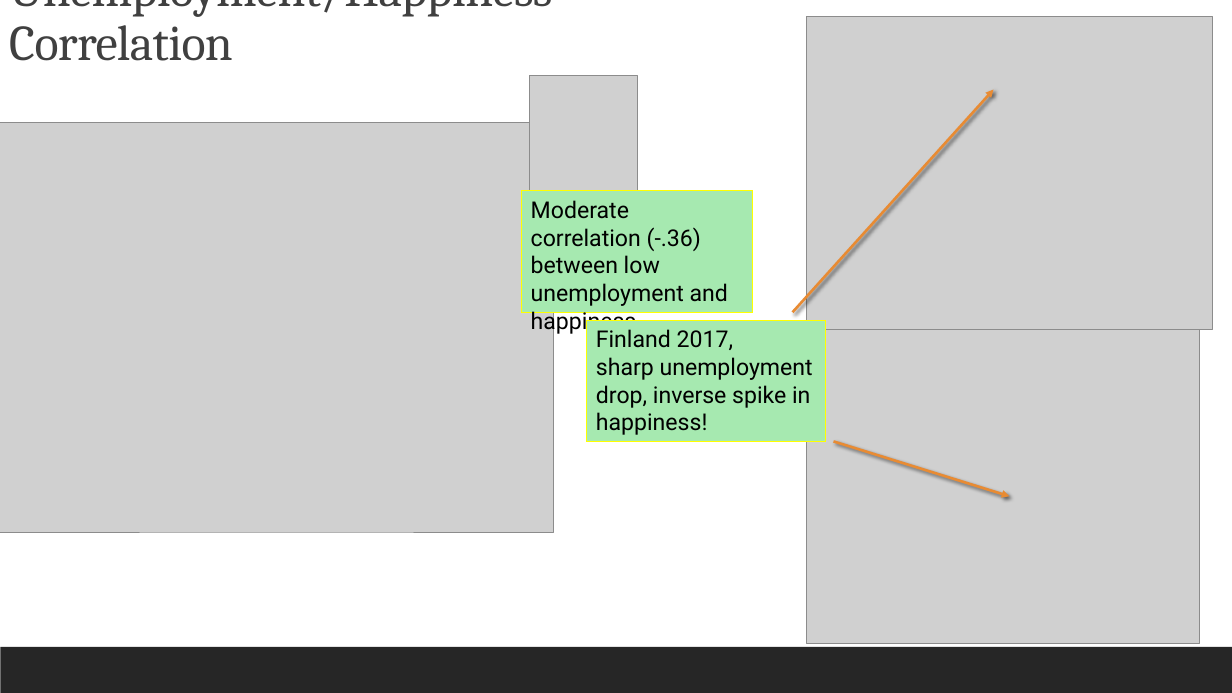
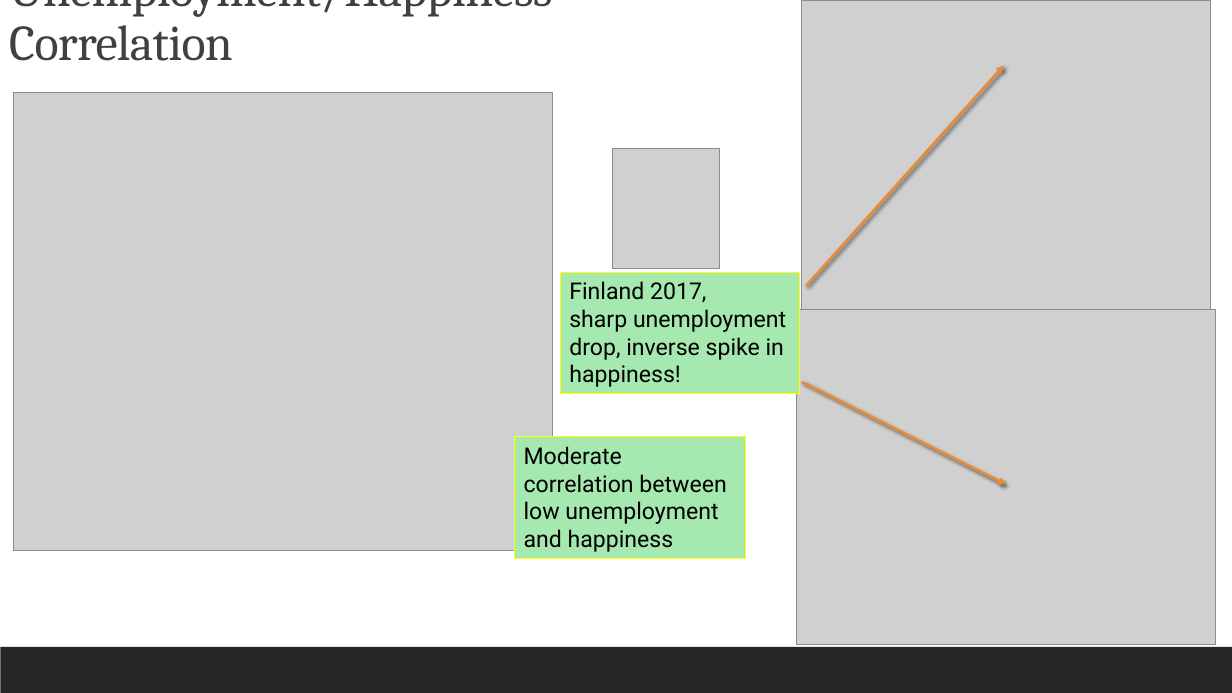
Before and after one commit to reginesgit/Factors-Contributing-to-a-Countrys-Happiness, a slide deck: slide 11 of Anaconda_Results_Presentation.pptx (slide 10 before the commit). Drawn at 1232x693 pixels with LibreOffice and Linux fonts; fonts in the diff are those of the drawing; grey boxes stand for pictures. Boxes give left, top, right and bottom in pixels: in the first picture for what was removed or moved away, otherwise in the second. Text is boxed around its words. In the diff, an @@ line names an element or a change of style, - is before the commit and + after.

```diff
--- a/Anaconda_Results_Presentation.pptx
+++ b/Anaconda_Results_Presentation.pptx
@@ picture: place and size @@
-picture at box(807, 17, 1213, 330)
+picture at box(801, 0, 1211, 311)
@@ arrow moved from (793, 312) - (994, 90) to (807, 286) - (1004, 66) @@
@@ picture: place and size @@
-picture at box(0, 122, 554, 532)
+picture at box(14, 92, 553, 550)
@@ picture: place and size @@
-picture at box(530, 76, 638, 196)
+picture at box(613, 148, 721, 268)
@@ rectangle "Finland 2017,": place and size @@
-rectangle "Finland 2017," at box(587, 320, 826, 441)
+rectangle "Finland 2017," at box(560, 273, 799, 394)
@@ picture: place and size @@
-picture at box(807, 330, 1200, 643)
+picture at box(797, 310, 1215, 646)
@@ arrow moved from (834, 442) - (1010, 496) to (801, 382) - (1006, 484) @@
@@ rectangle "Moderate correlation between low unemployment ...": place and size @@
-rectangle "Moderate correlation between low unemployment ..." at box(522, 191, 753, 312)
+rectangle "Moderate correlation between low unemployment ..." at box(515, 437, 746, 558)
@@ text in rectangle at box(524, 446, 726, 552): text changed @@
-Moderate correlation (-.36) between low unemployment and happiness
+Moderate correlation between low unemployment and happiness
```
Also in this commit, not shown: 3 other slides changed, 1 slide added, 2 other files.
